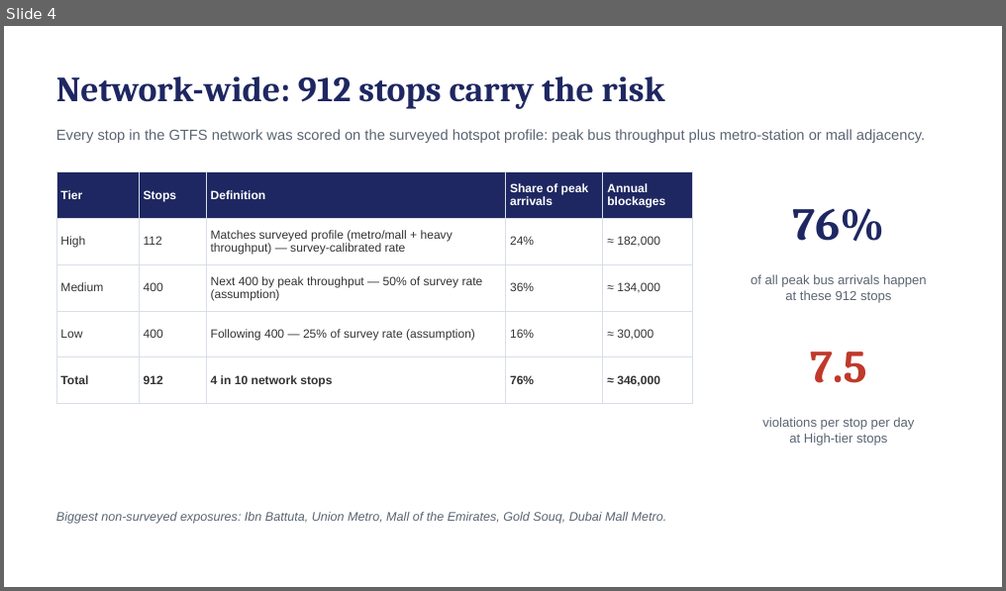
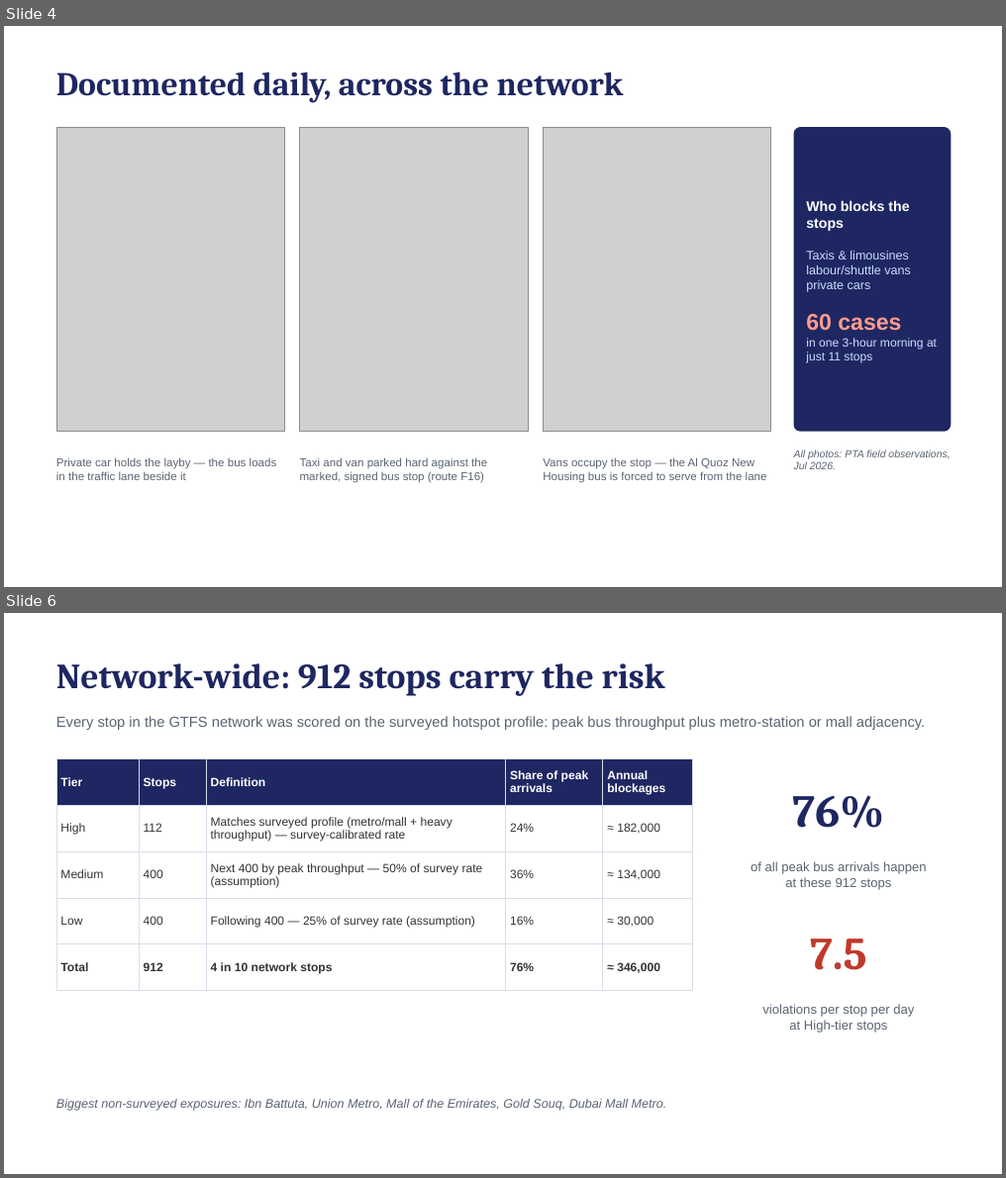
Before and after one commit to reghuae/gtfslatest, a slide deck: presentation/CEO_Bus_Stop_Enforcement.pptx. Shown one above the other, each under a label of ours: slide 4 before the commit, slides 4 and 6 after it; the slides between them are not shown. The pictures are 1006x591 and 1006x1178 pixels, drawn with LibreOffice and Linux fonts; fonts in the diff are those of the drawing; grey boxes stand for pictures. Boxes give left, top, right and bottom in pixels: in the first picture for what was removed or moved away, otherwise in the second. Text is boxed around its words. In the diff, an @@ line names an element or a change of style, - is before the commit and + after.

```diff
--- a/presentation/CEO_Bus_Stop_Enforcement.pptx
+++ b/presentation/CEO_Bus_Stop_Enforcement.pptx
@@ slide 4 added at box(4, 26, 1002, 587), background #FFFFFF @@
@@ text added at box(56, 72, 624, 103), 32 pt, text #1E2761, bold @@
+Documented daily, across the network
@@ picture added at box(56, 127, 285, 432) @@
@@ picture added at box(300, 127, 528, 432) @@
@@ picture added at box(543, 127, 771, 432) @@
@@ rounded rectangle added at box(794, 127, 951, 432), fill #1E2761 @@
@@ text added at box(806, 200, 937, 364), 12 pt, text #CADCFC @@
+Who blocks the stops
+Taxis & limousines
+labour/shuttle vans
+private cars
+60 cases
+in one 3-hour morning at just 11 stops
@@ text added at box(56, 458, 277, 480), 11 pt, text #5A6472 @@
+Private car holds the layby — the bus loads in the traffic lane beside it
@@ text added at box(300, 458, 487, 483), 11 pt, text #5A6472 @@
+Taxi and van parked hard against the marked, signed bus stop (route F16)
@@ text added at box(543, 458, 767, 483), 11 pt, text #5A6472 @@
+Vans occupy the stop — the Al Quoz New Housing bus is forced to serve from the lane
@@ text added at box(794, 450, 949, 470), 10 pt, text #5A6472, italic @@
+All photos: PTA field observations, Jul 2026.
@@ what was slide 4 is now slide 6 @@
```
Also in this commit, not shown: 7 slides changed, 3 other slides added, 1 slide removed, 1 other file.
